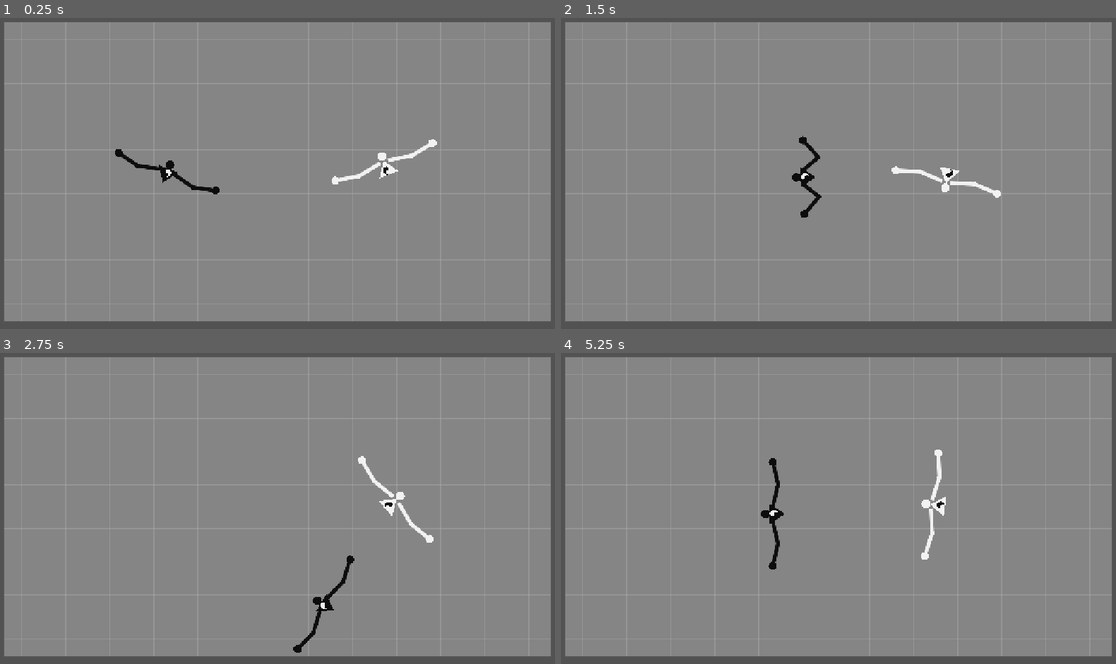
Above: before the commit, frames 1-4 (two rows, left to right).
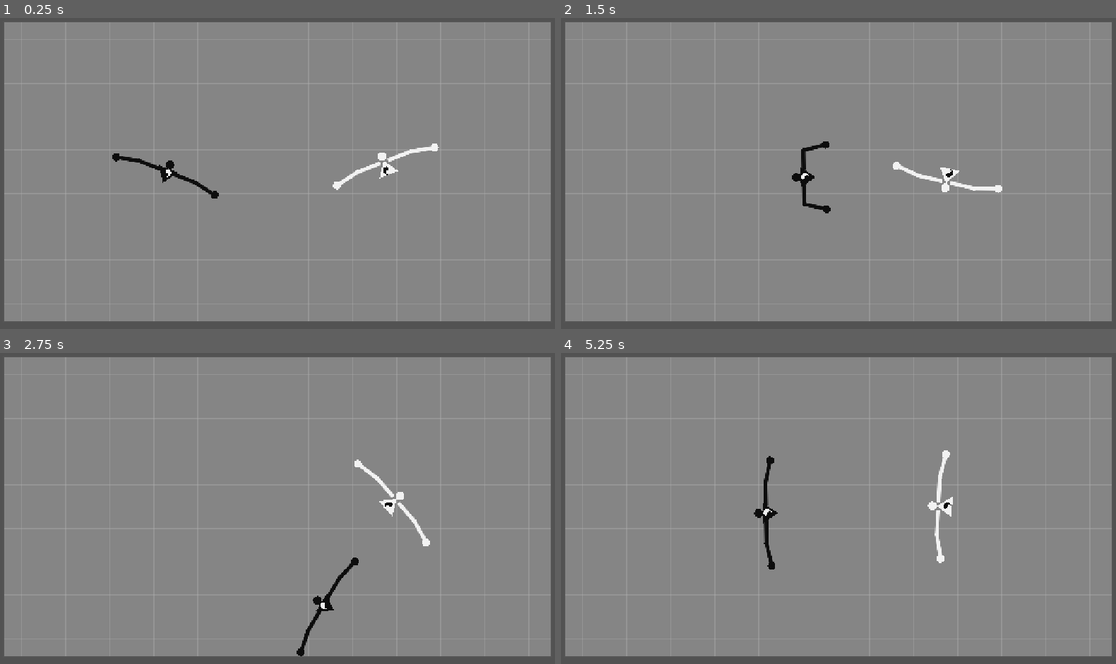
Above: after the commit, the same moments.

Repository: ostrzak/dancers
Game: Godot game, scene res://prototype.tscn
Two runs of this game, one before a commit and one after it. Both use one fixed random seed, a clock stepped at 60 frames per second and the inputs below.
Inputs (mouse positions are in pixels of both pictures, inside the frame that each line leads up to):
- Up to frame 1 (0.25 s): no input
- Up to frame 2 (1.5 s): tap Enter at 0.5, 1.35 s; move the mouse to (960, 154) at 0.52 s; hold D 0.53-1.28 s; hold Shift 0.53-1.28 s; click (960, 154) at 0.67 s; tap Space at 0.77 s; move the mouse to (727, 189) at 1.27 s; hold S from 1.28 s (still down)
- Up to frame 3 (2.75 s): tap Space at 1.52 s; move the mouse to (333, 436) at 2.02 s; release S at 2.03 s; hold D from 2.03 s (still down); hold Q from 2.03 s (still down)
- Up to frame 4 (5.25 s): move the mouse to (810, 570) at 2.77 s; release D at 2.78 s; release Q at 2.78 s; hold W 2.78-3.53 s; tap E at 2.85 s; click (810, 570) at 2.92 s; tap Space at 3.02, 3.77, 4.52 s; move the mouse to (1010, 555) at 3.52 s; hold Shift 3.53-4.28 s; hold A 3.53-5.03 s; move the mouse to (666, 458) at 4.27 s; tap Enter at 4.35 s; move the mouse to (866, 505) at 5.02 s; hold S from 5.03 s (still down); hold Q from 5.03 s (still down); click (866, 505) at 5.17 s

The runs differ from the first frame. In frame 1, 0.7% of the frame differs, in the area x 20-80%, y 39-59%; in frame 2, 0.7%; in frame 3, 0.7%; in frame 4, 1.2%, in the area x 34-71%, y 31-70%.

Commit message:
Add anatomically constrained dancer arm flexion and update icon

Diff:
--- a/dancer.gd
+++ b/dancer.gd
@@ -30,6 +30,8 @@
 @export var forearm_length := 52.0
 @export_range(0.0, 90.0, 1.0) var minimum_abduction_degrees := 30.0
 @export_range(0.0, 90.0, 1.0) var maximum_abduction_degrees := 84.0
+@export_range(0.0, 180.0, 1.0) var minimum_elbow_flexion_degrees := 12.0
+@export_range(0.0, 180.0, 1.0) var maximum_elbow_flexion_degrees := 145.0
 @export var base_effective_inertia := 320.0
 @export var arm_inertia_scale := 0.015
 @export var effective_inertia_influence := 1.0
@@ -86,20 +88,42 @@
 
 
 func get_hand_local_position(side: int = 1) -> Vector2:
-	return Vector2(current_arm_length * signi(side), hand_line_offset)
+	return (
+		get_elbow_local_position(side)
+		+ get_forearm_local_direction(side) * forearm_length
+	)
 
 
 func get_shoulder_local_position(side: int = 1) -> Vector2:
 	return Vector2(shoulder_half_width * signi(side), hand_line_offset)
 
 
+func get_arm_flexion() -> float:
+	return clampf(
+		inverse_lerp(maximum_arm_length, minimum_arm_length, current_arm_length),
+		0.0,
+		1.0
+	)
+
+
 func get_abduction_degrees() -> float:
-	var flexion := inverse_lerp(maximum_arm_length, minimum_arm_length, current_arm_length)
-	return lerpf(maximum_abduction_degrees, minimum_abduction_degrees, flexion)
+	return lerpf(
+		maximum_abduction_degrees,
+		minimum_abduction_degrees,
+		get_arm_flexion()
+	)
 
 
 func get_projected_upper_arm_length() -> float:
 	return upper_arm_length * sin(deg_to_rad(get_abduction_degrees()))
+
+
+func get_elbow_flexion_degrees() -> float:
+	return lerpf(
+		minimum_elbow_flexion_degrees,
+		maximum_elbow_flexion_degrees,
+		get_arm_flexion()
+	)
 
 
 func get_dorsal_local_direction() -> Vector2:
@@ -109,36 +133,21 @@
 
 
 func get_elbow_local_position(side: int = 1) -> Vector2:
-	var shoulder := get_shoulder_local_position(side)
-	var hand := get_hand_local_position(side)
-	var projected_upper_arm_length := get_projected_upper_arm_length()
-	var shoulder_to_hand := hand - shoulder
-	var distance := shoulder_to_hand.length()
-	if distance <= 0.001:
-		return shoulder + Vector2.UP * projected_upper_arm_length
-
-	var direction := shoulder_to_hand / distance
-	var reachable_distance := clampf(
-		distance,
-		absf(projected_upper_arm_length - forearm_length) + 0.001,
-		projected_upper_arm_length + forearm_length - 0.001
-	)
-	var along_distance := (
-		projected_upper_arm_length * projected_upper_arm_length
-		- forearm_length * forearm_length
-		+ reachable_distance * reachable_distance
-	) / (2.0 * reachable_distance)
-	var perpendicular_distance := sqrt(maxf(
-		projected_upper_arm_length * projected_upper_arm_length - along_distance * along_distance,
-		0.0
-	))
-	# Of the two valid IK solutions, choose the one toward the dancer's back.
-	# This keeps both elbows anatomically dorsal instead of choosing by screen
-	# chirality and accidentally creating a pinwheel-like pose.
-	var tangent := Vector2(-direction.y, direction.x)
-	if tangent.dot(get_dorsal_local_direction()) < 0.0:
-		tangent = -tangent
-	return shoulder + direction * along_distance + tangent * perpendicular_distance
+	# Abduction happens outside the top-down viewing plane. Keep the humerus
+	# radial on screen and communicate that motion through its projected length.
+	var outward := Vector2.RIGHT * float(signi(side))
+	return (
+		get_shoulder_local_position(side)
+		+ outward * get_projected_upper_arm_length()
+	)
+
+
+func get_forearm_local_direction(side: int = 1) -> Vector2:
+	# Mirror the elbow rotation so both forearms fold through the dancer's dorsal
+	# side and eventually point back inward toward the torso.
+	var side_sign := float(signi(side))
+	var outward := Vector2.RIGHT * side_sign
+	return outward.rotated(deg_to_rad(get_elbow_flexion_degrees()) * side_sign)
 
 
 func _apply_movement_force() -> void:
@@ -153,7 +162,7 @@
 
 
 func _apply_spin_torque() -> void:
-	var tuck := inverse_lerp(maximum_arm_length, minimum_arm_length, current_arm_length)
+	var tuck := get_arm_flexion()
 	var target_speed := lerpf(minimum_target_angular_velocity, maximum_target_angular_velocity, tuck)
 	target_angular_velocity = target_speed * float(intended_spin_direction)
 	var velocity_error := target_angular_velocity - angular_velocity
@@ -162,10 +171,7 @@
 
 
 func _update_effective_inertia() -> void:
-	var effective_radius_squared := (
-		current_arm_length * current_arm_length
-		+ hand_line_offset * hand_line_offset
-	)
+	var effective_radius_squared := get_hand_local_position(1).length_squared()
 	var arm_inertia := arm_inertia_scale * effective_radius_squared
 	inertia = maxf(1.0, base_effective_inertia + arm_inertia * effective_inertia_influence)
 
--- a/debug_overlay.gd
+++ b/debug_overlay.gd
@@ -34,14 +34,15 @@
 
 func _format_dancer(dancer: Dancer) -> String:
 	var direction := "CW (+1)" if dancer.intended_spin_direction > 0 else "CCW (-1)"
-	return "speed        %7.2f px/s\nangular      %7.2f rad/s\ntarget       %7.2f rad/s\nspin         %s\nreach        %7.2f px\nupper proj   %5.1f px @ %4.1f deg\ntrigger      %7.2f\nhand L / R   %6.2f / %6.2f px/s\nconnected    %s" % [
+	return "speed        %7.2f px/s\nangular      %7.2f rad/s\ntarget       %7.2f rad/s\nspin         %s\nreach        %7.2f px\nupper proj   %5.1f px @ %4.1f deg\nelbow flex   %5.1f deg\ntrigger      %7.2f\nhand L / R   %6.2f / %6.2f px/s\nconnected    %s" % [
 		dancer.linear_velocity.length(),
 		dancer.angular_velocity,
 		dancer.target_angular_velocity,
 		direction,
-		dancer.current_arm_length,
+		dancer.get_hand_local_position(1).length(),
 		dancer.get_projected_upper_arm_length(),
 		dancer.get_abduction_degrees(),
+		dancer.get_elbow_flexion_degrees(),
 		dancer.trigger_value,
 		dancer.get_hand_velocity(-1).length(),
 		dancer.get_hand_velocity(1).length(),
--- a/icon.svg
+++ b/icon.svg
@@ -1 +1,17 @@
-<svg xmlns="http://www.w3.org/2000/svg" width="128" height="128"><rect width="124" height="124" x="2" y="2" fill="#363d52" stroke="#212532" stroke-width="4" rx="14"/><g fill="#fff" transform="translate(12.322 12.322)scale(.101)"><path d="M105 673v33q407 354 814 0v-33z"/><path fill="#478cbf" d="m105 673 152 14q12 1 15 14l4 67 132 10 8-61q2-11 15-15h162q13 4 15 15l8 61 132-10 4-67q3-13 15-14l152-14V427q30-39 56-81-35-59-83-108-43 20-82 47-40-37-88-64 7-51 8-102-59-28-123-42-26 43-46 89-49-7-98 0-20-46-46-89-64 14-123 42 1 51 8 102-48 27-88 64-39-27-82-47-48 49-83 108 26 42 56 81zm0 33v39c0 276 813 276 814 0v-39l-134 12-5 69q-2 10-14 13l-162 11q-12 0-16-11l-10-65H446l-10 65q-4 11-16 11l-162-11q-12-3-14-13l-5-69z"/><path d="M483 600c0 34 58 34 58 0v-86c0-34-58-34-58 0z"/><circle cx="725" cy="526" r="90"/><circle cx="299" cy="526" r="90"/></g><g fill="#414042" transform="translate(12.322 12.322)scale(.101)"><circle cx="307" cy="532" r="60"/><circle cx="717" cy="532" r="60"/></g></svg>
+<svg xmlns="http://www.w3.org/2000/svg" width="128" height="128" viewBox="0 0 128 128">
+  <rect width="128" height="128" rx="16" fill="#478cbf"/>
+  <path
+    d="M28 53 18 44 12 50M48 54 58 63 64 58 70 63 80 54M100 53 110 44 116 50"
+    fill="none"
+    stroke="#fff"
+    stroke-width="9"
+    stroke-linecap="round"
+    stroke-linejoin="round"
+  />
+  <circle cx="36" cy="32" r="10" fill="#fff"/>
+  <path d="M20 49H52L36 86Z" fill="#fff"/>
+  <circle cx="92" cy="39" r="10" fill="#fff"/>
+  <path d="M76 86H108L92 49Z" fill="#fff"/>
+  <path d="M36 78C27 70 28 59 36 53 33 61 40 63 43 69 42 73 39 76 36 78Z" fill="#478cbf"/>
+  <path d="M92 57C101 65 100 76 92 82 95 74 88 72 85 66 86 62 89 59 92 57Z" fill="#478cbf"/>
+</svg>
--- a/project.godot
+++ b/project.godot
@@ -19,9 +19,9 @@
 
 window/size/viewport_width=1280
 window/size/viewport_height=720
+window/size/mode=3
 window/size/window_width_override=1280
 window/size/window_height_override=720
-window/size/mode=3
 window/stretch/mode="canvas_items"
 window/stretch/aspect="expand"
 
--- a/tests/prototype_mechanics_test.gd
+++ b/tests/prototype_mechanics_test.gd
@@ -36,28 +36,25 @@
 	])
 	_expect(_left.angular_velocity > 0.5, "left dancer accelerates clockwise")
 	_expect(_right.angular_velocity < -0.5, "right dancer accelerates counterclockwise")
-	_expect(_arm_segments_match(_left) and _arm_segments_match(_right), "IK uses projected upper-arm and fixed forearm lengths")
-	_expect(_elbows_bend_dorsally(_left) and _elbows_bend_dorsally(_right), "both arms bend their elbows dorsally")
+	_expect(_arm_segments_match(_left) and _arm_segments_match(_right), "arms use projected upper-arm and fixed forearm lengths")
+	_expect(_upper_arms_project_radially(_left) and _upper_arms_project_radially(_right), "upper arms stay radial in the top-down projection")
 	_expect(
 		_left.get_projected_upper_arm_length() < _left.upper_arm_length
 		and _left.get_projected_upper_arm_length() > _left.upper_arm_length * 0.95,
 		"maximum abduction exposes almost the full anatomical upper arm"
 	)
 	_expect(
-		_shoulder_hand_distance(_left, 1) < _left.get_projected_upper_arm_length() + _left.forearm_length - 1.0
-		and _shoulder_hand_distance(_right, 1) < _right.get_projected_upper_arm_length() + _right.forearm_length - 1.0,
-		"released triggers retain a slight natural elbow bend"
+		_forearms_bend_dorsally(_left, true)
+		and _forearms_bend_dorsally(_right, true),
+		"released triggers retain a slight mirrored elbow bend"
 	)
 	_expect(is_equal_approx(_left.global_position.y, 360.0), "left dancer has no downward gravity drift")
 	_expect(is_equal_approx(_right.global_position.y, 360.0), "right dancer has no downward gravity drift")
-	var opposite_hands_midpoint := (
-		_left.get_hand_world_position(-1) + _left.get_hand_world_position(1)
-	) * 0.5
-	_expect(opposite_hands_midpoint.is_equal_approx(_left.global_position), "two hands remain opposite around the body")
-	_expect(is_equal_approx(
-		_left.get_hand_world_position(-1).distance_to(_left.get_hand_world_position(1)),
-		_left.current_arm_length * 2.0
-	), "both visible hands use the controlled arm radius")
+	_expect(_hands_are_mirrored(_left), "two hands remain mirrored across the body axis")
+	_expect(
+		absf(_left.get_hand_local_position(1).x) > _left.maximum_arm_length - 2.0,
+		"released arms retain their broad lateral reach"
+	)
 	_left.reverse_spin()
 	await _wait_physics_frames(1)
 	_expect(_left.angular_velocity > 0.5, "reversal does not instantly flip angular velocity")
@@ -75,21 +72,25 @@
 	_expect(_left.current_arm_length < _left.maximum_arm_length - 40.0, "trigger contracts the arm continuously")
 	_expect(_left.inertia < extended_inertia, "contracted arm lowers effective inertia")
 	_expect(absf(_left.target_angular_velocity) > _left.minimum_target_angular_velocity, "contracted arm raises target spin speed")
-	_expect(_arm_segments_match(_left), "flexed IK preserves projected upper-arm and forearm lengths")
+	_expect(_arm_segments_match(_left), "flexed pose preserves projected upper-arm and forearm lengths")
 	_expect(
 		is_equal_approx(_left.upper_arm_length, anatomical_upper_arm_length)
 		and _left.get_projected_upper_arm_length() < anatomical_upper_arm_length * 0.6
 		and _left.get_projected_upper_arm_length() > anatomical_upper_arm_length * 0.45,
 		"adduction halves visible humerus length without changing anatomy"
 	)
+	_expect(_forearms_bend_dorsally(_left, false), "adducted forearms fold inward through the elbows")
+	_expect(
+		_left.get_hand_local_position(1).length() < 40.0,
+		"combined upper-arm adduction and elbow flexion place the hand near the body"
+	)
 
 	_left.set_control_input(Vector2.ZERO, 0.0)
 	_left.global_position = Vector2(500.0, 360.0)
 	_left.global_rotation = 0.0
 	_right.global_rotation = PI
-	_right.global_position = _left.global_position + Vector2(
-		_left.current_arm_length + _right.current_arm_length,
-		0.0
+	_right.global_position = (
+		_left.get_hand_world_position(1) - _right.get_hand_offset(1)
 	)
 	_left.linear_velocity = Vector2.ZERO
 	_right.linear_velocity = Vector2.ZERO
@@ -160,7 +161,7 @@
 	_expect(not paused and not _pause_menu.visible, "resume closes the menu and unpauses")
 
 	if _failures.is_empty():
-		print("PROTOTYPE MECHANICS: 49/49 checks passed")
+		print("PROTOTYPE MECHANICS: 51/51 checks passed")
 		quit(0)
 	else:
 		for failure in _failures:
@@ -198,16 +199,33 @@
 	return true
 
 
-func _shoulder_hand_distance(dancer: Dancer, side: int) -> float:
-	return dancer.get_shoulder_local_position(side).distance_to(
-		dancer.get_hand_local_position(side)
-	)
-
-
-func _elbows_bend_dorsally(dancer: Dancer) -> bool:
+func _upper_arms_project_radially(dancer: Dancer) -> bool:
 	for side in [-1, 1]:
 		var shoulder := dancer.get_shoulder_local_position(side)
 		var elbow := dancer.get_elbow_local_position(side)
-		if (elbow - shoulder).dot(dancer.get_dorsal_local_direction()) <= 0.0:
+		var outward := Vector2.RIGHT * float(side)
+		var upper_arm := elbow - shoulder
+		if absf(upper_arm.cross(outward)) > 0.05 or upper_arm.dot(outward) <= 0.0:
 			return false
 	return true
+
+
+func _forearms_bend_dorsally(dancer: Dancer, should_still_point_outward: bool) -> bool:
+	for side in [-1, 1]:
+		var elbow := dancer.get_elbow_local_position(side)
+		var forearm := dancer.get_hand_local_position(side) - elbow
+		var outward := Vector2.RIGHT * float(side)
+		if forearm.dot(dancer.get_dorsal_local_direction()) <= 0.0:
+			return false
+		if should_still_point_outward != (forearm.dot(outward) > 0.0):
+			return false
+	return true
+
+
+func _hands_are_mirrored(dancer: Dancer) -> bool:
+	var left_hand := dancer.get_hand_local_position(-1)
+	var right_hand := dancer.get_hand_local_position(1)
+	return (
+		is_equal_approx(left_hand.x, -right_hand.x)
+		and is_equal_approx(left_hand.y, right_hand.y)
+	)
